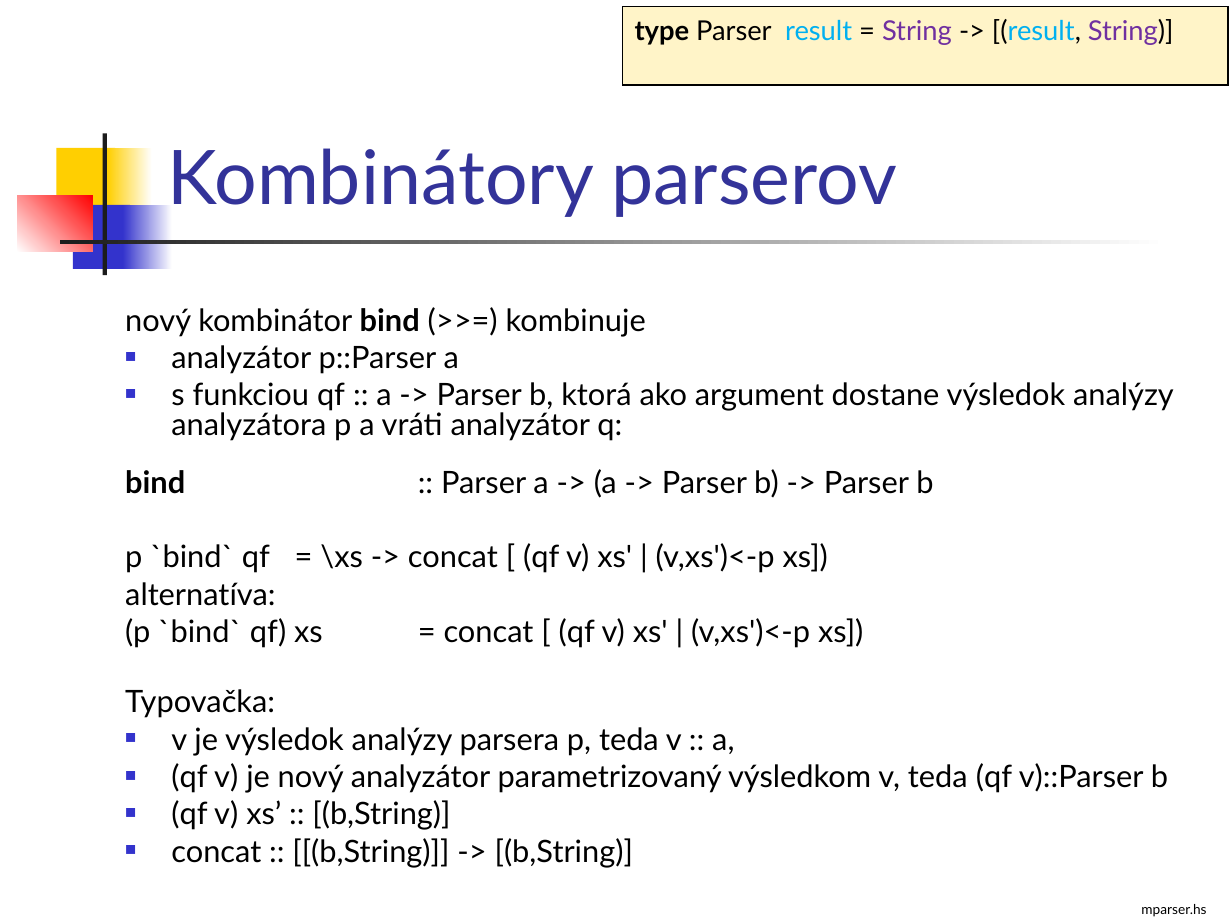
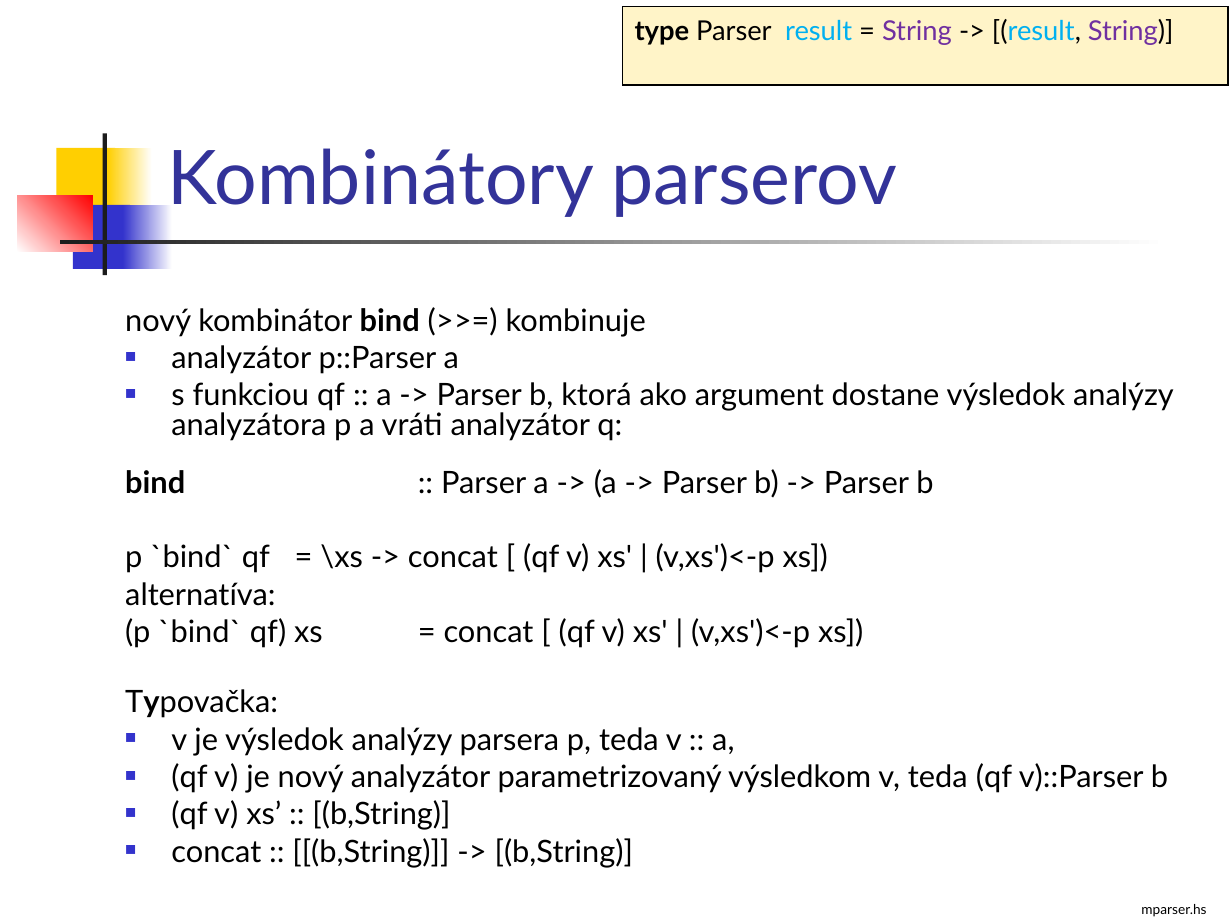
Before and after one commit to Funkcionalne/Prednasky, a slide deck: slide 5 of 10/10_fpro.ppt. Drawn at 1232x924 pixels with LibreOffice and Linux fonts; fonts in the diff are those of the drawing. Boxes give left, top, right and bottom in pixels: in the first picture for what was removed or moved away, otherwise in the second. Text is boxed around its words. In the diff, an @@ line names an element or a change of style, - is before the commit and + after.

```diff
--- a/10/10_fpro.ppt
+++ b/10/10_fpro.ppt
@@ text at (125,689,278,718): bold on in "Typovačka:" @@
```
Also in this commit, not shown: 2 other slides changed, 2 other files.
